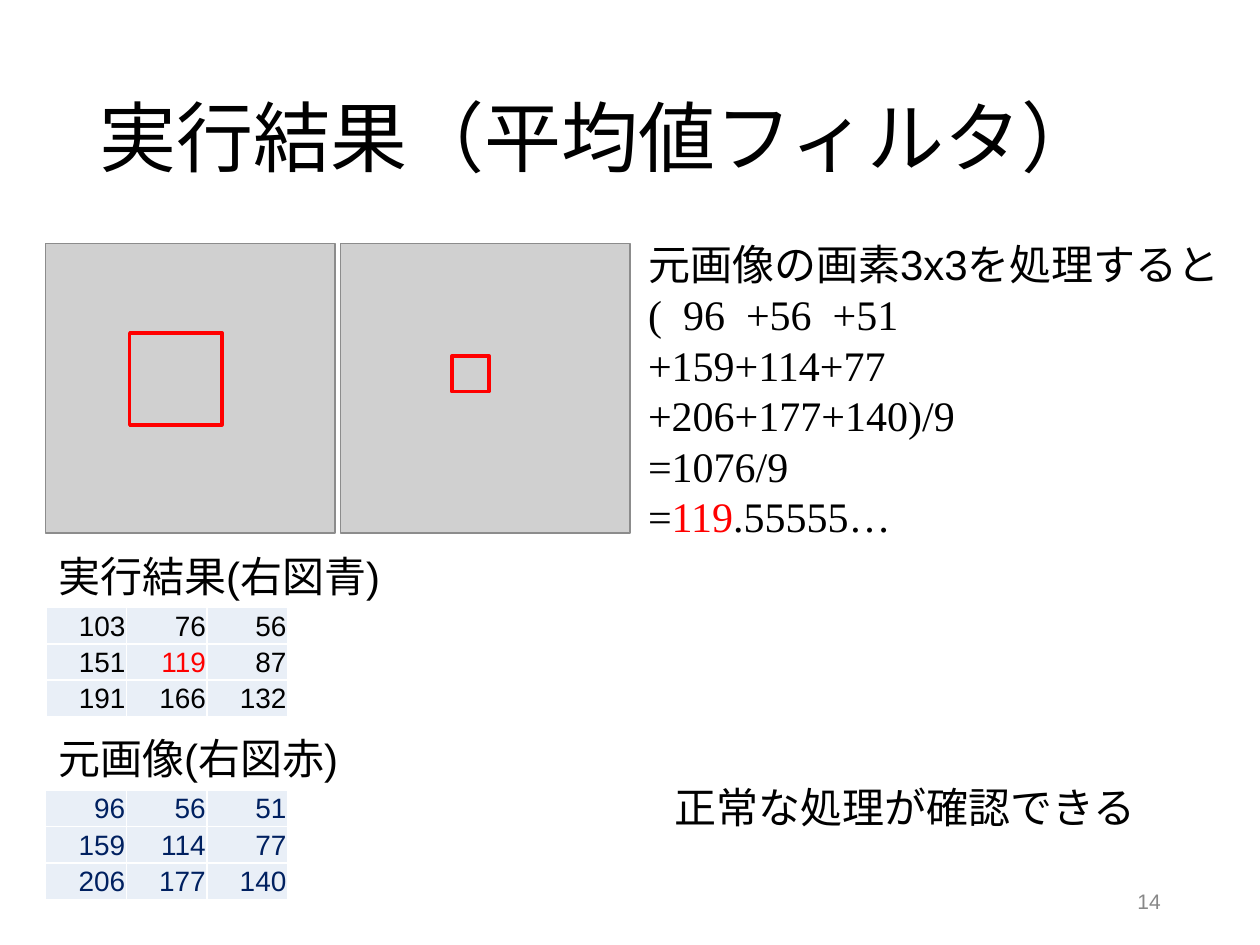
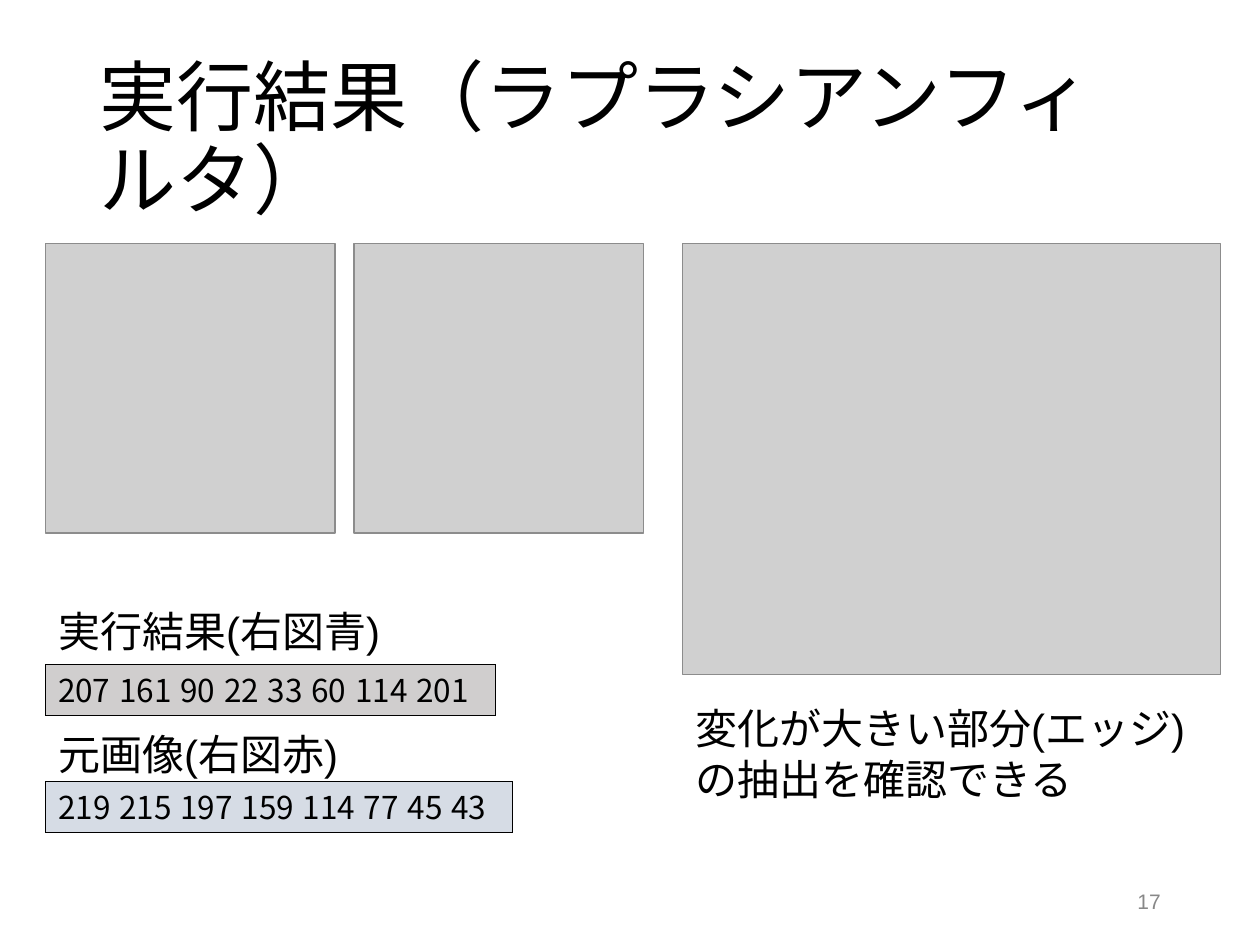
Before and after one commit to tamu0106/IN4_exp, a slide deck: slide 17 of exp_c/slide/exp_C_refine.pptx (slide 14 before the commit). Drawn at 1260x945 pixels with LibreOffice and Linux fonts; fonts in the diff are those of the drawing; grey boxes stand for pictures. Boxes give left, top, right and bottom in pixels: in the first picture for what was removed or moved away, otherwise in the second. Text is boxed around its words. In the diff, an @@ line names an element or a change of style, - is before the commit and + after.

Commit message:
画像追加、暫定スライド

```diff
--- a/exp_c/slide/exp_C_refine.pptx
+++ b/exp_c/slide/exp_C_refine.pptx
@@ title at <box>99,59,1092,215</box>: text changed @@
-実行結果（平均値フィルタ）
+実行結果（ラプラシアンフィルタ）
@@ picture: place and size @@
-picture at <box>340,243,630,533</box>
+picture at <box>354,243,644,533</box>
@@ text removed at <box>648,244,1220,533</box> @@
-元画像の画素3x3を処理すると
-( 96 +56 +51
-+159+114+77
-+206+177+140)/9
-=1076/9
-=119.55555…
@@ picture added at <box>683,243,1221,674</box> @@
@@ rectangle removed at <box>130,333,222,425</box> @@
@@ rectangle removed at <box>452,357,490,392</box> @@
@@ text "実行結果(右図青)": place and size @@
-text "実行結果(右図青)" at <box>58,556,380,601</box>
+text "実行結果(右図青)" at <box>58,611,380,656</box>
@@ table removed at <box>47,607,289,716</box>, 3 rows, 3 columns @@
-103 | 76 | 56
-151 | 119 | 87
-191 | 166 | 132
@@ rectangle added at <box>45,664,495,714</box>, fill #D0CECE, outline #000000 0.75 pt, 18 pt, text #000000 @@
+207 161 90 22 33 60 114 201
@@ text at <box>695,708,1185,799</box>: text changed @@
-正常な処理が確認できる
+変化が大きい部分(エッジ)
+の抽出を確認できる
@@ text "元画像(右図赤)": place and size @@
-text "元画像(右図赤)" at <box>58,738,338,783</box>
+text "元画像(右図赤)" at <box>58,734,338,779</box>
@@ table removed at <box>45,790,287,900</box>, 3 rows, 3 columns @@
-96 | 56 | 51
-159 | 114 | 77
-206 | 177 | 140
@@ rectangle added at <box>45,781,513,832</box>, fill #D6DCE5, outline #000000 0.75 pt, 18 pt, text #000000 @@
+219 215 197 159 114 77 45 43
@@ page number at <box>1137,894,1160,909</box>: text changed @@
-14
+17
```
Also in this commit, not shown: 2 other slides changed, 1 slide added, 5 other files.
